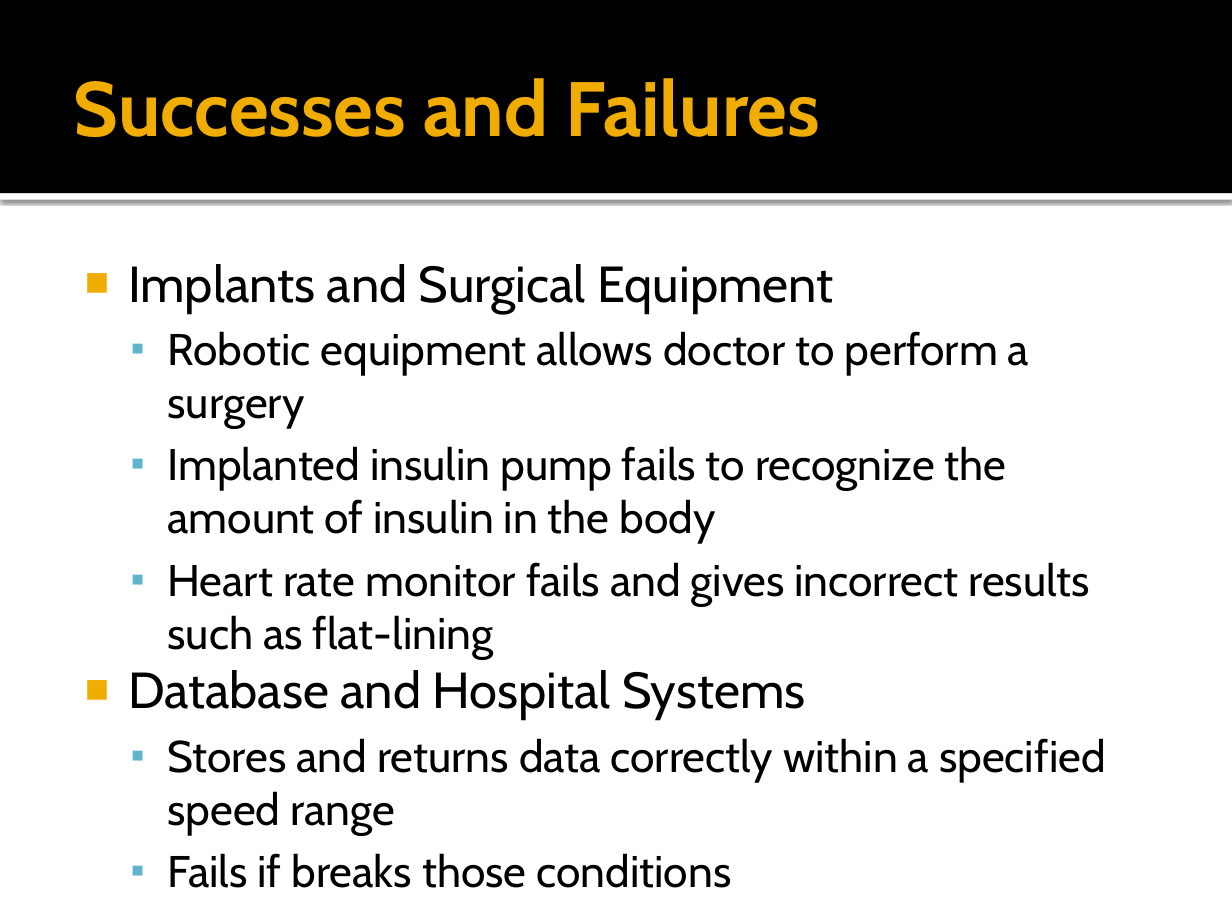
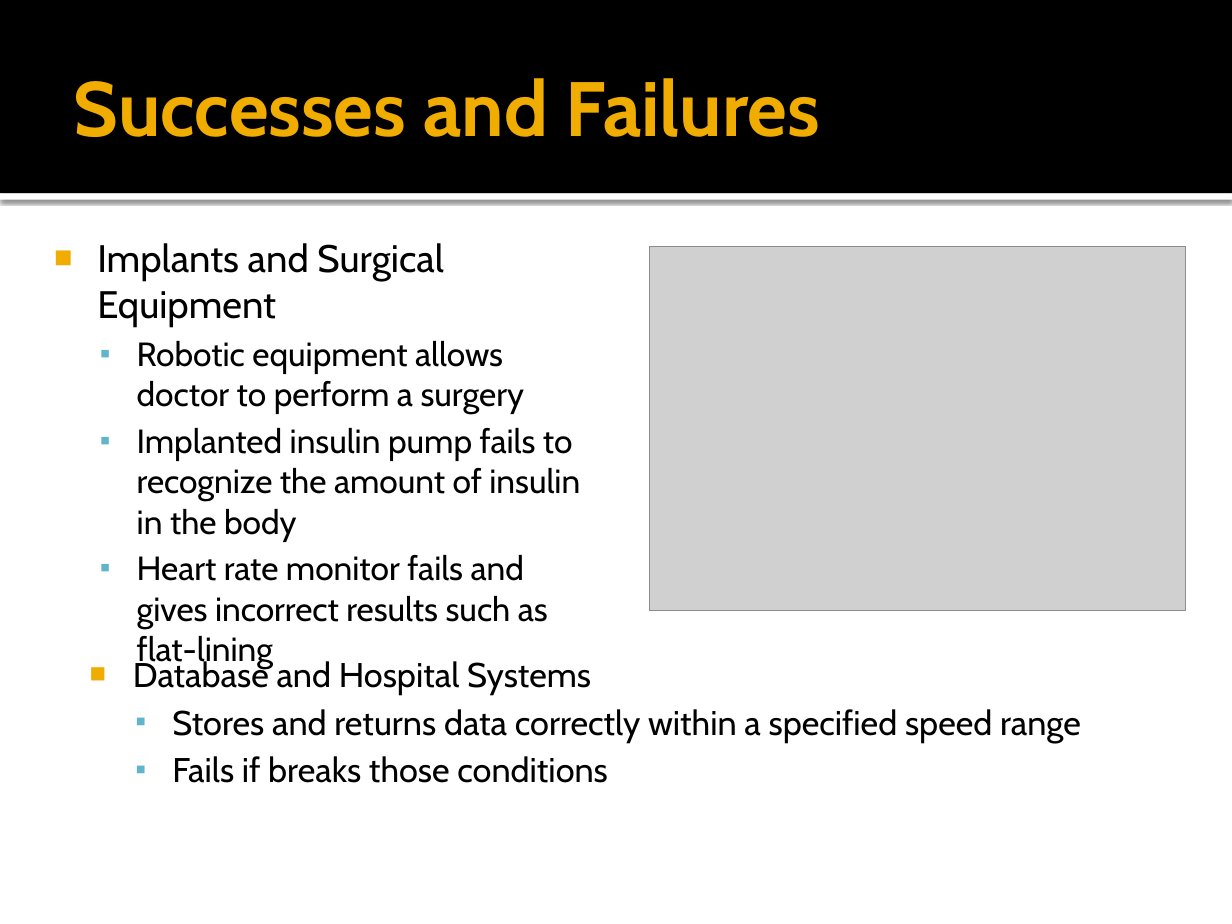
Before and after one commit to Ongion/betrayal, a slide deck: slide 8 of Biomedical Engineering.pptx. Drawn at 1232x924 pixels with LibreOffice and Linux fonts; fonts in the diff are those of the drawing; grey boxes stand for pictures. Boxes give left, top, right and bottom in pixels: in the first picture for what was removed or moved away, otherwise in the second. Text is boxed around its words. In the diff, an @@ line names an element or a change of style, - is before the commit and + after.

```diff
--- a/Biomedical Engineering.pptx
+++ b/Biomedical Engineering.pptx
@@ text "Implants and Surgical Equipment": place and size @@
-text "Implants and Surgical Equipment" at box(128, 264, 1106, 836)
+text "Implants and Surgical Equipment" at box(97, 243, 580, 629)
@@ text "Implants and Surgical Equipment" at box(97, 243, 580, 629): size 29.6 to 22.4 pt in "Implants and Surgical Equipment"; size 25.9 to 19.6 pt in "Robotic equipment allows doctor to perform a ...", "Implanted insulin pump fails to recognize the ...", "Heart rate monitor fails and gives incorrect ..."; less space between paragraphs @@
@@ picture added at box(649, 246, 1185, 611) @@
@@ text added at box(133, 658, 1081, 783), 20 pt, text #000000 @@
+■ Database and Hospital Systems
+  ▪ Stores and returns data correctly within a specified speed range
+  ▪ Fails if breaks those conditions
@@ text at box(128, 670, 1106, 836): paragraphs removed @@
-■ Database and Hospital Systems
-  ▪ Stores and returns data correctly within a specified speed range
-  ▪ Fails if breaks those conditions
```
Also in this commit, not shown: 5 other slides changed, 1 other file.
